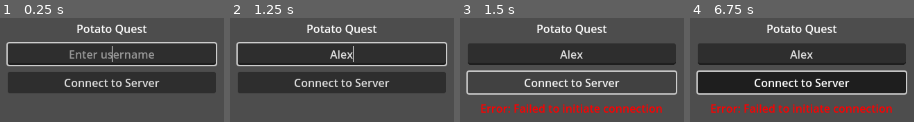
Above: before the commit, frames 1-4 (left to right).
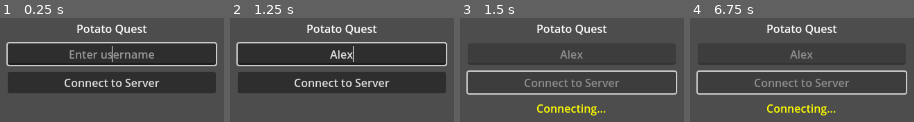
Above: after the commit, the same moments.

Repository: griffmcd/potato-quest
Game: Godot game, scene res://scenes/username_input.tscn
Same seed, same stepped clock (60 frames per second), same inputs: the game is played once before the commit and once after it.
Inputs (mouse positions are in pixels of both pictures, inside the frame that each line leads up to):
- Up to frame 1 (0.25 s): no input
- Up to frame 2 (1.25 s): click (342, 54) at 0.52 s; type "Alex" at 0.6 s
- Up to frame 3 (1.5 s): click "Connect to Server" at 1.25 s
- Up to frame 4 (6.75 s): move the mouse to (outside the picture) at 2.02 s; hold D (move_right) 2.03-2.78 s; hold V (toggle_camera) 2.03-2.78 s; click (outside the picture) at 2.17 s; move the mouse to (outside the picture) at 2.77 s; hold S (move_backward) 2.78-3.53 s; tap T (toggle_chat) at 2.85, 4.35, 5.85 s; click (outside the picture) at 2.92 s; move the mouse to (outside the picture) at 3.52 s; hold D (move_right) 3.53-4.28 s; hold V (toggle_camera) 3.53-4.28 s; click (outside the picture) at 3.67 s; move the mouse to (outside the picture) at 4.27 s; hold W (move_forward) 4.28-5.03 s; click (outside the picture) at 4.42 s; move the mouse to (outside the picture) at 5.02 s; hold V (toggle_camera) 5.03-5.78 s; hold A (move_left) 5.03-6.53 s; click (outside the picture) at 5.17 s; move the mouse to (outside the picture) at 5.77 s; click (outside the picture) at 5.92 s; move the mouse to (842, 72) at 6.52 s; hold S (move_backward) from 6.53 s (still down); hold V (toggle_camera) from 6.53 s (still down); click (842, 72) at 6.67 s

Frames 1-2 are identical in both runs. In frame 3, 6.0% of the frame differs, in the area x 9-91%, y 30-95%; in frame 4, 23%, in the area x 3-97%, y 30-95%.

Commit message:
Got some attack motions going, whew lad

Diff:
--- a/potato_quest_client/scenes/animation_test.tscn
+++ b/potato_quest_client/scenes/animation_test.tscn
@@ -1,172 +1,25 @@
 [gd_scene load_steps=5 format=3 uid="uid://clonb1wyos7h3"]
 
 [ext_resource type="PackedScene" uid="uid://dtqep2iga3lbc" path="res://assets/characters/Characters_psx/Models/Male/Character_30.fbx" id="1_5okcb"]
-[ext_resource type="AnimationLibrary" uid="uid://le2mvu5qgtg5" path="res://assets/characters/Animation Library[Standard]/Godot/AnimationLibrary_Godot_Standard.glb" id="2_x2dv1"]
+[ext_resource type="AnimationLibrary" uid="uid://dt270gu1xs3bv" path="res://assets/characters/Animation Library[Standard]/Godot/AnimationLibrary_Godot_Standard.glb" id="2_x2dv1"]
 
 [sub_resource type="Animation" id="Animation_sfcma"]
 resource_name = "mixamo_com"
 length = 0.033333335
-tracks/0/type = "position_3d"
+tracks/0/type = "rotation_3d"
 tracks/0/imported = true
 tracks/0/enabled = true
-tracks/0/path = NodePath("%GeneralSkeleton:Hips")
+tracks/0/path = NodePath("%GeneralSkeleton:LeftUpperLeg")
 tracks/0/interp = 1
 tracks/0/loop_wrap = true
-tracks/0/keys = PackedFloat32Array(0, 1, 1.8509127e-06, 1.0061923, -0.0011940578)
+tracks/0/keys = PackedFloat32Array(0, 1, -2.980232e-08, 5.2750693e-11, -1, -1.8735591e-10)
 tracks/1/type = "rotation_3d"
 tracks/1/imported = true
 tracks/1/enabled = true
-tracks/1/path = NodePath("%GeneralSkeleton:Hips")
+tracks/1/path = NodePath("%GeneralSkeleton:RightUpperArm")
 tracks/1/interp = 1
 tracks/1/loop_wrap = true
-tracks/1/keys = PackedFloat32Array(0, 1, -1.546141e-11, 7.1525574e-07, -2.1542815e-05, 1)
-tracks/2/type = "rotation_3d"
-tracks/2/imported = true
-tracks/2/enabled = true
-tracks/2/path = NodePath("%GeneralSkeleton:Spine")
-tracks/2/interp = 1
-tracks/2/loop_wrap = true
-tracks/2/keys = PackedFloat32Array(0, 1, 2.8449176e-07, -6.556511e-07, 2.1542308e-05, 0.99999994)
-tracks/3/type = "rotation_3d"
-tracks/3/imported = true
-tracks/3/enabled = true
-tracks/3/path = NodePath("%GeneralSkeleton:LeftUpperLeg")
-tracks/3/interp = 1
-tracks/3/loop_wrap = true
-tracks/3/keys = PackedFloat32Array(0, 1, 4.5478344e-05, -0.003466602, -0.99991184, -0.0128151085)
-tracks/4/type = "rotation_3d"
-tracks/4/imported = true
-tracks/4/enabled = true
-tracks/4/path = NodePath("%GeneralSkeleton:RightUpperLeg")
-tracks/4/interp = 1
-tracks/4/loop_wrap = true
-tracks/4/keys = PackedFloat32Array(0, 1, 6.2674284e-05, 0.004938236, 0.9999052, -0.0128580425)
-tracks/5/type = "rotation_3d"
-tracks/5/imported = true
-tracks/5/enabled = true
-tracks/5/path = NodePath("%GeneralSkeleton:LeftLowerLeg")
-tracks/5/interp = 1
-tracks/5/loop_wrap = true
-tracks/5/keys = PackedFloat32Array(0, 1, -4.9788505e-06, 1.0000001, -5.201716e-05, 6.5946224e-05)
-tracks/6/type = "rotation_3d"
-tracks/6/imported = true
-tracks/6/enabled = true
-tracks/6/path = NodePath("%GeneralSkeleton:RightLowerLeg")
-tracks/6/interp = 1
-tracks/6/loop_wrap = true
-tracks/6/keys = PackedFloat32Array(0, 1, 4.7795475e-06, 0.99999857, -0.0017076097, -0.00010487245)
-tracks/7/type = "rotation_3d"
-tracks/7/imported = true
-tracks/7/enabled = true
-tracks/7/path = NodePath("%GeneralSkeleton:LeftFoot")
-tracks/7/interp = 1
-tracks/7/loop_wrap = true
-tracks/7/keys = PackedFloat32Array(0, 1, 0.009058919, 0.70945925, -0.70462984, -0.009088084)
-tracks/8/type = "rotation_3d"
-tracks/8/imported = true
-tracks/8/enabled = true
-tracks/8/path = NodePath("%GeneralSkeleton:RightFoot")
-tracks/8/interp = 1
-tracks/8/loop_wrap = true
-tracks/8/keys = PackedFloat32Array(0, 1, -0.009060043, 0.7093277, -0.7047621, 0.009087396)
-tracks/9/type = "rotation_3d"
-tracks/9/imported = true
-tracks/9/enabled = true
-tracks/9/path = NodePath("%GeneralSkeleton:LeftShoulder")
-tracks/9/interp = 1
-tracks/9/loop_wrap = true
-tracks/9/keys = PackedFloat32Array(0, 1, 0.43027863, 0.561124, 0.43027887, -0.5611241)
-tracks/10/type = "rotation_3d"
-tracks/10/imported = true
-tracks/10/enabled = true
-tracks/10/path = NodePath("%GeneralSkeleton:RightShoulder")
-tracks/10/interp = 1
-tracks/10/loop_wrap = true
-tracks/10/keys = PackedFloat32Array(0, 1, 0.43027815, -0.56112474, -0.4302781, -0.56112456)
-tracks/11/type = "rotation_3d"
-tracks/11/imported = true
-tracks/11/enabled = true
-tracks/11/path = NodePath("%GeneralSkeleton:LeftUpperArm")
-tracks/11/interp = 1
-tracks/11/loop_wrap = true
-tracks/11/keys = PackedFloat32Array(0, 1, 0.0059369057, 0.88943225, 0.45698982, 0.005959213)
-tracks/12/type = "rotation_3d"
-tracks/12/imported = true
-tracks/12/enabled = true
-tracks/12/path = NodePath("%GeneralSkeleton:RightUpperArm")
-tracks/12/interp = 1
-tracks/12/loop_wrap = true
-tracks/12/keys = PackedFloat32Array(0, 1, 0.012239628, -0.8893251, -0.45694685, 0.012287617)
-tracks/13/type = "rotation_3d"
-tracks/13/imported = true
-tracks/13/enabled = true
-tracks/13/path = NodePath("%GeneralSkeleton:LeftLowerArm")
-tracks/13/interp = 1
-tracks/13/loop_wrap = true
-tracks/13/keys = PackedFloat32Array(0, 1, -0.08155112, -0.66476524, 0.055581156, 0.74050486)
-tracks/14/type = "rotation_3d"
-tracks/14/imported = true
-tracks/14/enabled = true
-tracks/14/path = NodePath("%GeneralSkeleton:RightLowerArm")
-tracks/14/interp = 1
-tracks/14/loop_wrap = true
-tracks/14/keys = PackedFloat32Array(0, 1, -0.084454, 0.6526126, -0.05254157, 0.7511348)
-tracks/15/type = "rotation_3d"
-tracks/15/imported = true
-tracks/15/enabled = true
-tracks/15/path = NodePath("%GeneralSkeleton:LeftHand")
-tracks/15/interp = 1
-tracks/15/loop_wrap = true
-tracks/15/keys = PackedFloat32Array(0, 1, -0.039227337, 0.7460846, 0.019903345, 0.66439664)
-tracks/16/type = "rotation_3d"
-tracks/16/imported = true
-tracks/16/enabled = true
-tracks/16/path = NodePath("%GeneralSkeleton:RightHand")
-tracks/16/interp = 1
-tracks/16/loop_wrap = true
-tracks/16/keys = PackedFloat32Array(0, 1, -0.052620336, -0.748118, -0.028884588, 0.6608451)
-tracks/17/type = "rotation_3d"
-tracks/17/imported = true
-tracks/17/enabled = true
-tracks/17/path = NodePath("%GeneralSkeleton:mixamorig_LeftHandIndex1")
-tracks/17/interp = 1
-tracks/17/loop_wrap = true
-tracks/17/keys = PackedFloat32Array(0, 1, -0.028872445, -0.14191054, 0.0048446357, 0.9894465)
-tracks/18/type = "rotation_3d"
-tracks/18/imported = true
-tracks/18/enabled = true
-tracks/18/path = NodePath("%GeneralSkeleton:mixamorig_RightHandIndex1")
-tracks/18/interp = 1
-tracks/18/loop_wrap = true
-tracks/18/keys = PackedFloat32Array(0, 1, 0.008310214, 0.122447595, -0.007539153, 0.9924115)
-tracks/19/type = "rotation_3d"
-tracks/19/imported = true
-tracks/19/enabled = true
-tracks/19/path = NodePath("%GeneralSkeleton:LeftIndexProximal")
-tracks/19/interp = 1
-tracks/19/loop_wrap = true
-tracks/19/keys = PackedFloat32Array(0, 1, -0.0284276, 0.15393536, -0.0010268092, 0.98767143)
-tracks/20/type = "rotation_3d"
-tracks/20/imported = true
-tracks/20/enabled = true
-tracks/20/path = NodePath("%GeneralSkeleton:RightIndexProximal")
-tracks/20/interp = 1
-tracks/20/loop_wrap = true
-tracks/20/keys = PackedFloat32Array(0, 1, -0.0535665, -0.093434826, 0.005380258, 0.99416876)
-tracks/21/type = "rotation_3d"
-tracks/21/imported = true
-tracks/21/enabled = true
-tracks/21/path = NodePath("%GeneralSkeleton:LeftIndexIntermediate")
-tracks/21/interp = 1
-tracks/21/loop_wrap = true
-tracks/21/keys = PackedFloat32Array(0, 1, -0.09596102, -0.019296914, -0.024078593, 0.99490666)
-tracks/22/type = "rotation_3d"
-tracks/22/imported = true
-tracks/22/enabled = true
-tracks/22/path = NodePath("%GeneralSkeleton:RightIndexIntermediate")
-tracks/22/interp = 1
-tracks/22/loop_wrap = true
-tracks/22/keys = PackedFloat32Array(0, 1, -0.07262266, 0.08816779, 0.01727736, 0.9933045)
+tracks/1/keys = PackedFloat32Array(0, 1, 0, -1, 5.9604645e-08, 0)
 
 [sub_resource type="AnimationLibrary" id="AnimationLibrary_mmd34"]
 _data = {
@@ -178,29 +31,34 @@
 [node name="Character_30" parent="." instance=ExtResource("1_5okcb")]
 
 [node name="GeneralSkeleton" parent="Character_30" index="0"]
-bones/0/position = Vector3(4.634261e-06, 2.519275, -0.002989647)
-bones/0/rotation = Quaternion(-1.546141e-11, 7.1525574e-07, -2.1542815e-05, 1)
-bones/1/rotation = Quaternion(2.844918e-07, -6.5565115e-07, 2.154231e-05, 1)
-bones/7/rotation = Quaternion(0.43027866, 0.561124, 0.43027884, -0.5611241)
-bones/8/rotation = Quaternion(0.0059369057, 0.88943225, 0.45698982, 0.005959213)
-bones/9/rotation = Quaternion(-0.08155111, -0.6647652, 0.05558115, 0.7405048)
-bones/10/rotation = Quaternion(-0.039227337, 0.7460846, 0.019903343, 0.66439664)
-bones/11/rotation = Quaternion(-0.028872445, -0.14191054, 0.0048446357, 0.9894465)
-bones/12/rotation = Quaternion(-0.0284276, 0.15393536, -0.0010268092, 0.98767143)
-bones/13/rotation = Quaternion(-0.095961034, -0.019296916, -0.024078596, 0.9949068)
-bones/15/rotation = Quaternion(0.4302781, -0.5611246, -0.430278, -0.5611245)
-bones/16/rotation = Quaternion(-0.012239626, 0.88932496, 0.4569468, -0.012287615)
-bones/17/rotation = Quaternion(-0.08445401, 0.6526127, -0.052541576, 0.75113493)
-bones/18/rotation = Quaternion(-0.052620336, -0.748118, -0.02888459, 0.6608451)
-bones/19/rotation = Quaternion(0.008310215, 0.12244761, -0.007539154, 0.9924116)
-bones/20/rotation = Quaternion(-0.053566508, -0.09343483, 0.0053802584, 0.9941689)
-bones/21/rotation = Quaternion(-0.072622664, 0.088167794, 0.017277362, 0.9933046)
-bones/23/rotation = Quaternion(-4.5478348e-05, 0.0034666024, 0.99991196, 0.01281511)
-bones/24/rotation = Quaternion(-4.97885e-06, 1, -5.2017152e-05, 6.594622e-05)
-bones/25/rotation = Quaternion(0.009058918, 0.7094592, -0.7046298, -0.009088083)
-bones/28/rotation = Quaternion(6.2674284e-05, 0.004938236, 0.9999052, -0.0128580425)
-bones/29/rotation = Quaternion(4.7795475e-06, 0.99999857, -0.0017076097, -0.00010487245)
-bones/30/rotation = Quaternion(-0.009060043, 0.7093277, -0.7047621, 0.009087396)
+bones/0/position = Vector3(0.0146120265, 2.410645, -0.23770393)
+bones/0/rotation = Quaternion(-0.04628033, -0.11588846, -0.005405691, 0.9921687)
+bones/2/rotation = Quaternion(0.046351045, 0.0001086035, 0.00013027458, 0.99892527)
+bones/3/rotation = Quaternion(0.13865471, 0.00032485503, 0.00038959694, 0.9903407)
+bones/4/rotation = Quaternion(-0.09260249, -0.00021697998, -0.00026025015, 0.9957031)
+bones/5/rotation = Quaternion(0.07725409, 0.0957206, 0.007964551, 0.99237394)
+bones/7/rotation = Quaternion(0.487481, 0.5266153, 0.52638155, -0.4560274)
+bones/8/rotation = Quaternion(-0.06222135, 0.81768024, -0.5722164, 0.009801064)
+bones/9/rotation = Quaternion(0.18998532, -0.651041, 0.18306458, 0.7117153)
+bones/10/rotation = Quaternion(0.09913024, 0.70686626, 0.0629003, 0.69753635)
+bones/12/rotation = Quaternion(0.6295969, -4.0978193e-08, -4.61936e-06, 0.77692205)
+bones/13/rotation = Quaternion(0.62334186, 2.9802322e-08, -4.261732e-06, 0.78194946)
+bones/14/rotation = Quaternion(0.62334144, -2.2351742e-07, -4.4703484e-06, 0.78194976)
+bones/15/rotation = Quaternion(0.53972095, -0.47448963, -0.47470158, -0.5081529)
+bones/16/rotation = Quaternion(0.089077465, 0.82466066, -0.5584877, -0.009565941)
+bones/17/rotation = Quaternion(0.29214105, 0.54285806, -0.20492761, 0.760239)
+bones/18/rotation = Quaternion(0.12024976, -0.69903094, -0.056890074, 0.702609)
+bones/20/rotation = Quaternion(0.6295971, 3.7252903e-08, 4.172325e-06, 0.7769218)
+bones/21/rotation = Quaternion(0.62334144, 1.825392e-07, 4.470348e-06, 0.7819497)
+bones/22/rotation = Quaternion(0.62334156, 1.00582824e-07, 4.2319293e-06, 0.78194964)
+bones/23/rotation = Quaternion(-0.00077796273, 0.12214074, 0.98626107, -0.11122178)
+bones/24/rotation = Quaternion(0.016344335, 0.98224515, -0.14901444, 0.11279213)
+bones/25/rotation = Quaternion(-0.09455208, 0.7292354, -0.67767, 0.006254539)
+bones/26/rotation = Quaternion(4.2923723e-08, 1, 5.9604645e-08, 2.568838e-08)
+bones/28/rotation = Quaternion(0.0008066073, -0.110076316, 0.9872104, 0.11531823)
+bones/29/rotation = Quaternion(-0.028729852, 0.92896134, -0.08071508, -0.36012587)
+bones/30/rotation = Quaternion(0.17156827, 0.6469511, -0.7429744, -0.0027946457)
+bones/31/rotation = Quaternion(-8.1927055e-08, 1, 2.9802322e-08, -8.602239e-09)
 
 [node name="AnimationPlayer" parent="Character_30" index="1"]
 libraries = {
--- a/potato_quest_client/scripts/player_controller.gd
+++ b/potato_quest_client/scripts/player_controller.gd
@@ -18,6 +18,9 @@
 var _last_sent_rotation: Vector3 = Vector3.ZERO
 var _rotation_threshold: float = 0.05 # ~3 degrees in radians
 
+# Attack tracking
+var _is_attacking: bool = false
+
 # Reference to NetworkManager (autoload)
 @onready var network = get_node("/root/NetworkManager")
 @onready var animation_player: AnimationPlayer = $CharacterVisual/Body/AnimationPlayer
@@ -25,12 +28,19 @@
 func _ready() -> void:
 	# Set initial position
 	_last_sent_position = global_position
+
+	# Connect to animation finished signal
+	if animation_player:
+		animation_player.animation_finished.connect(_on_animation_finished)
 
 func _input(event: InputEvent) -> void:
 	if event is InputEventMouseButton and event.pressed and \
 		event.button_index == MOUSE_BUTTON_LEFT:
 			var camera_rig = $CameraRig
 			if camera_rig.mouse_captured:
+				# Always play attack animation
+				_play_attack_animation()
+				# Check if we hit anything
 				_perform_raycast()
 
 
@@ -159,6 +169,7 @@
 		if collider.name == "Hurtbox" and "enemy_id" in collider.get_parent():
 			var enemy = collider.get_parent()
 			print("Player attacked enemy: ", enemy.enemy_id)
+			# Deal damage to enemy
 			get_node("/root/MainGame")._on_enemy_clicked(enemy.enemy_id)
 		elif collider is Area3D and collider.has_meta("item_id"):
 			var item_id = collider.get_meta("item_id")
@@ -169,8 +180,25 @@
 	if not animation_player:
 		return
 
+	# Don't interrupt attack animation
+	if _is_attacking:
+		return
+
 	var is_moving = velocity.length() > 0.1
 	var target_animation = "Walk" if is_moving else "Idle"
 
 	if animation_player.current_animation != target_animation:
 		animation_player.play(target_animation)
+
+func _play_attack_animation() -> void:
+	if not animation_player:
+		return
+
+	_is_attacking = true
+	animation_player.play("Sword_Attack")
+
+func _on_animation_finished(anim_name: String) -> void:
+	# When attack animation finishes, return to normal state
+	if anim_name == "Sword_Attack":
+		_is_attacking = false
+		_update_animation_state()
